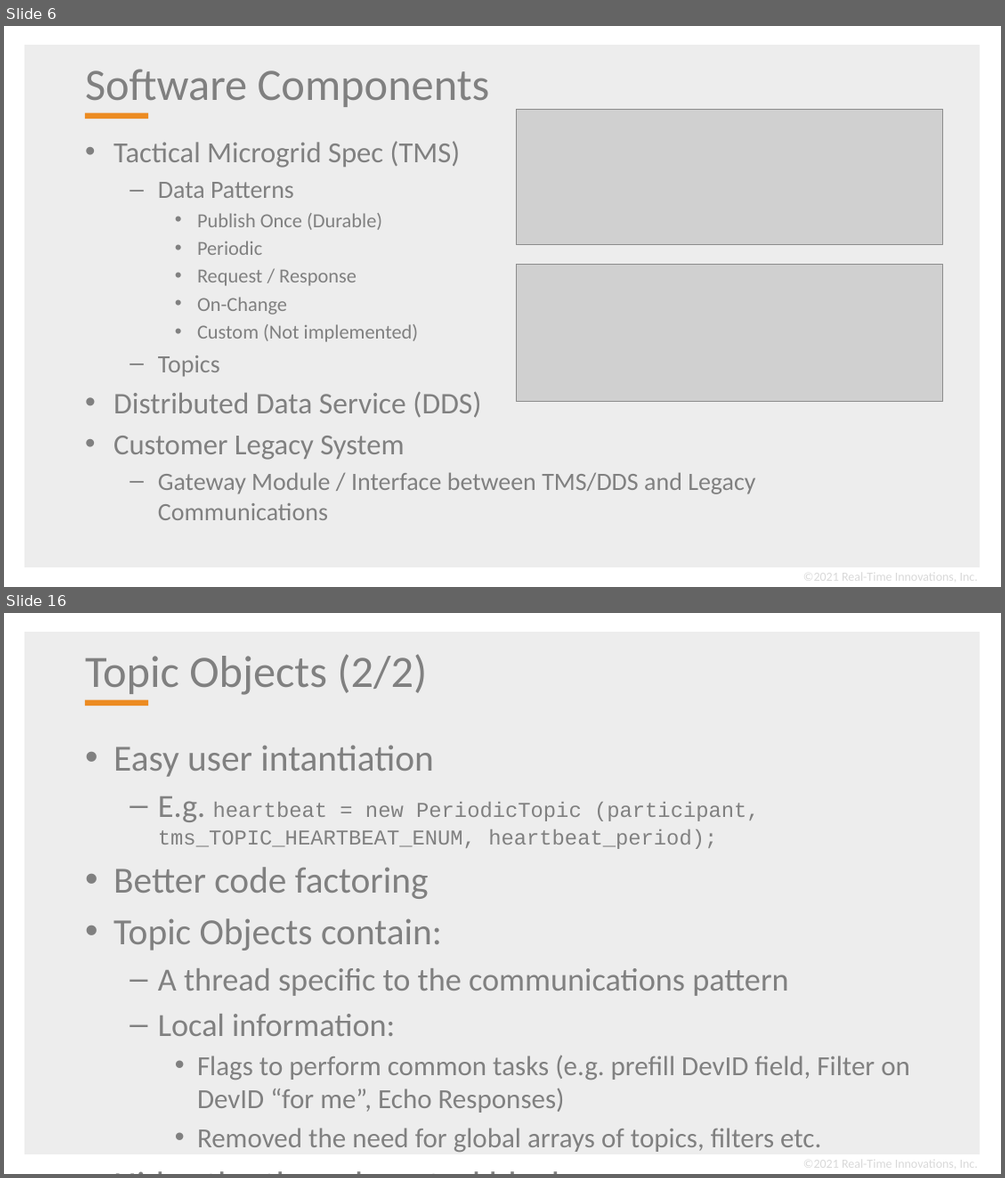
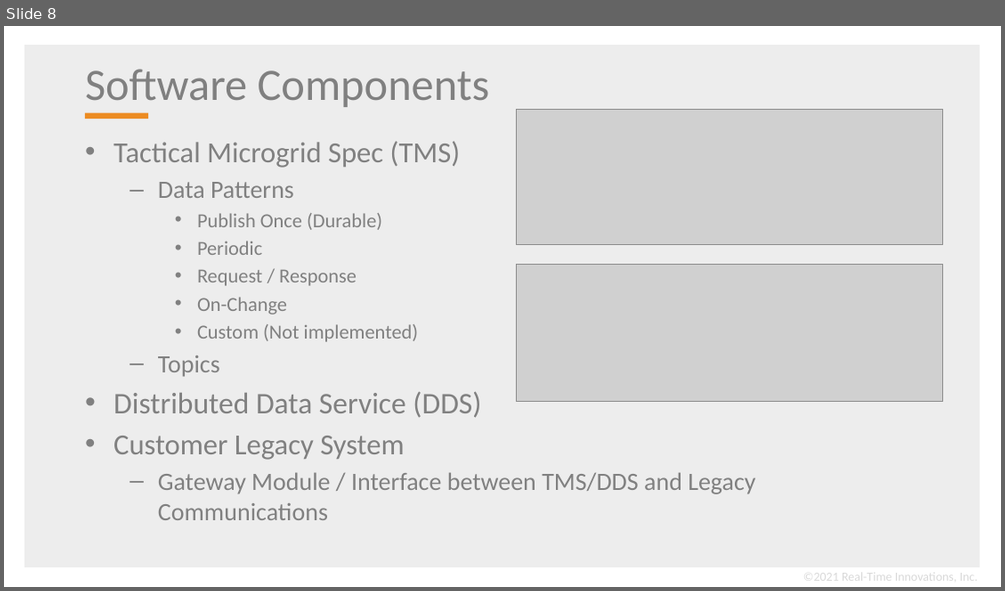
Before and after one commit to psmass/tms, a slide deck: tmsExample.pptx. Shown one above the other, each under a label of ours: slides 6 and 16 before the commit, slide 8 after it; the slides between them are not shown. The pictures are 1005x1178 and 1005x591 pixels, drawn with LibreOffice and Linux fonts; fonts in the diff are those of the drawing; grey boxes stand for pictures; background and template pictures are left out. Boxes give left, top, right and bottom in pixels: in the first picture for what was removed or moved away, otherwise in the second. Text is boxed around its words. In the diff, an @@ line names an element or a change of style, - is before the commit and + after.

```diff
--- a/tmsExample.pptx
+++ b/tmsExample.pptx
@@ slide 16 removed at [4,613,1001,1174], background #FFFFFF; not listed: 2 template elements that a slide beside it also shows @@
@@ title removed at [85,654,427,695] @@
-Topic Objects (2/2)
@@ text removed at [113,745,910,1151] @@
-• Easy user intantiation
-  – E.g. heartbeat = new PeriodicTopic (participant, tms_TOPIC_HEARTBEAT_ENUM, heartbeat_period);
-• Better code factoring
-• Topic Objects contain:
-  – A thread specific to the communications pattern
-  – Local information:
-    • Flags to perform common tasks (e.g. prefill DevID field, Filter on DevID “for me”, Echo Responses)
-    • Removed the need for global arrays of topics, filters etc.
-• Hides the thread-control blocks
@@ text removed at [803,1157,978,1172] @@
-©2021 Real-Time Innovations, Inc.
@@ what was slide 6 is now slide 8 @@
```
Also in this commit, not shown: 6 slides changed, 2 slides added, 20 other slides removed.
